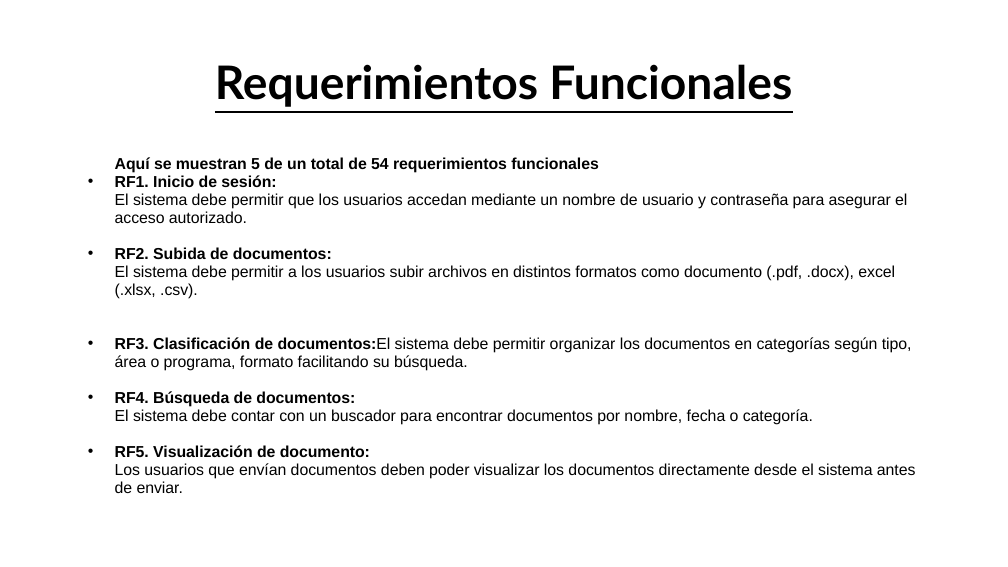
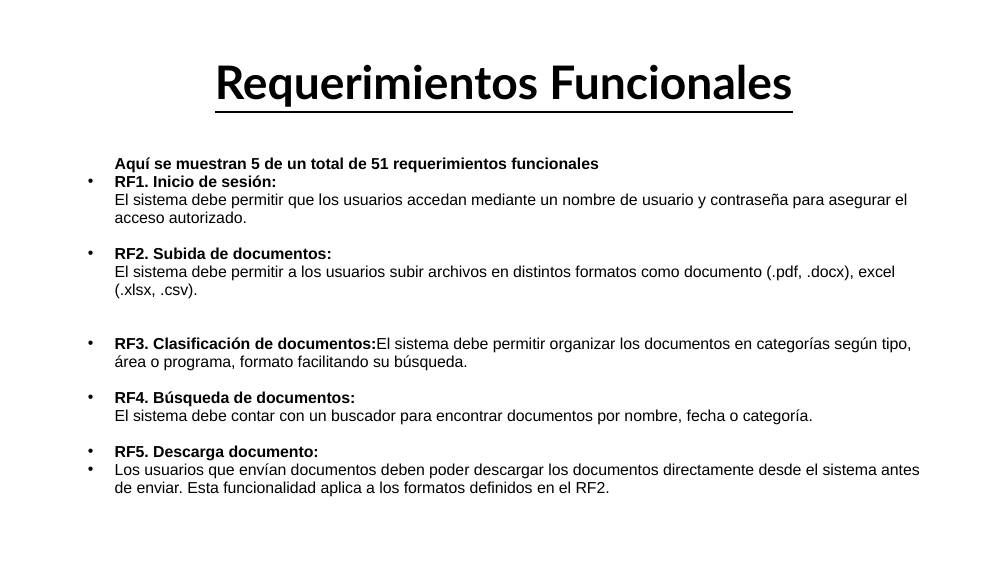
Before and after one commit to Shizars/Proyecto-ing-soft-1-y-2, a slide deck: slide 12 of Documento 0/Presentacion INGDESOFTWARE.pptx. Drawn at 1008x567 pixels with LibreOffice and Linux fonts; fonts in the diff are those of the drawing. Boxes give left, top, right and bottom in pixels: in the first picture for what was removed or moved away, otherwise in the second. Text is boxed around its words. In the diff, an @@ line names an element or a change of style, - is before the commit and + after.

```diff
--- a/Documento 0/Presentacion INGDESOFTWARE.pptx
+++ b/Documento 0/Presentacion INGDESOFTWARE.pptx
@@ text at box(115, 157, 599, 173): text changed @@
-Aquí se muestran 5 de un total de 54 requerimientos funcionales
+Aquí se muestran 5 de un total de 51 requerimientos funcionales
@@ text at box(115, 445, 920, 497): text changed @@
-• RF5. Visualización de documento:
-  Los usuarios que envían documentos deben poder visualizar los documentos directamente desde el sistema antes de enviar.
+• RF5. Descarga documento:
+• Los usuarios que envían documentos deben poder descargar los documentos directamente desde el sistema antes de enviar. Esta funcionalidad aplica a los formatos definidos en el RF2.
```
Also in this commit, not shown: 5 other slides changed, 1 slide removed.
